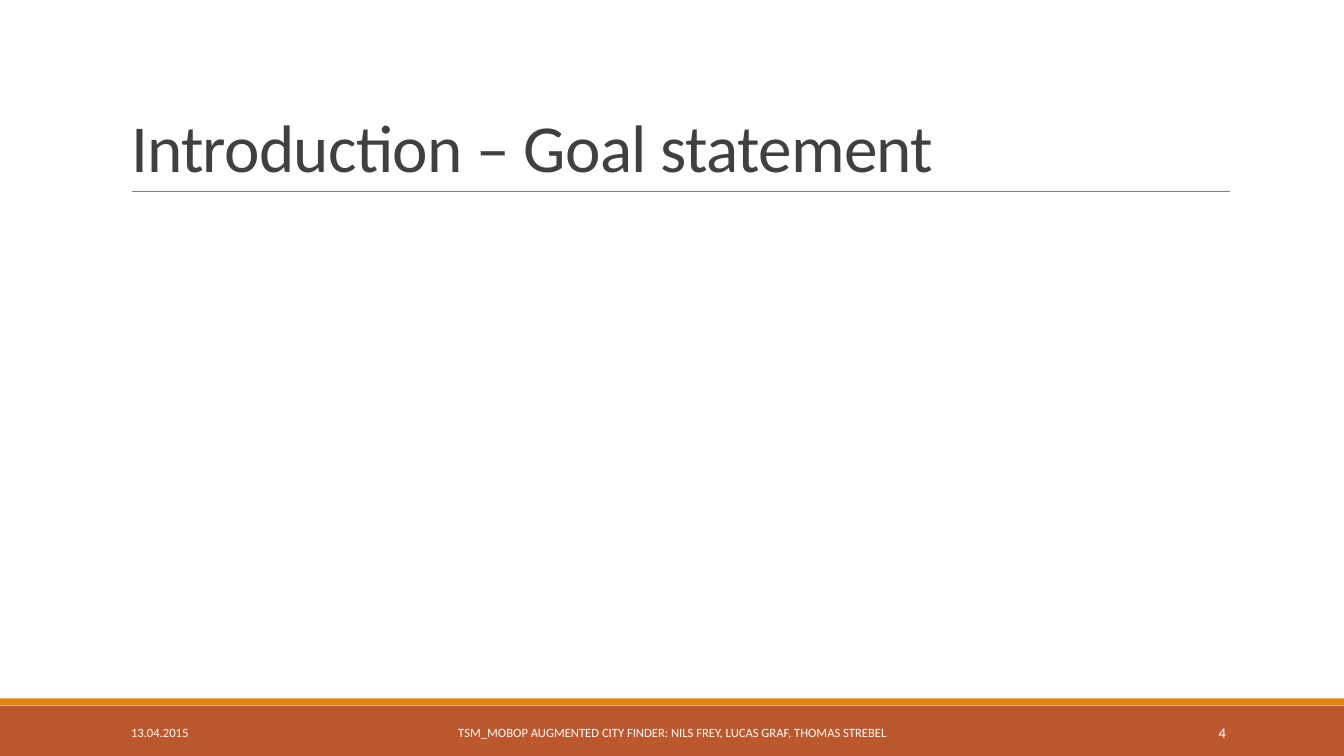
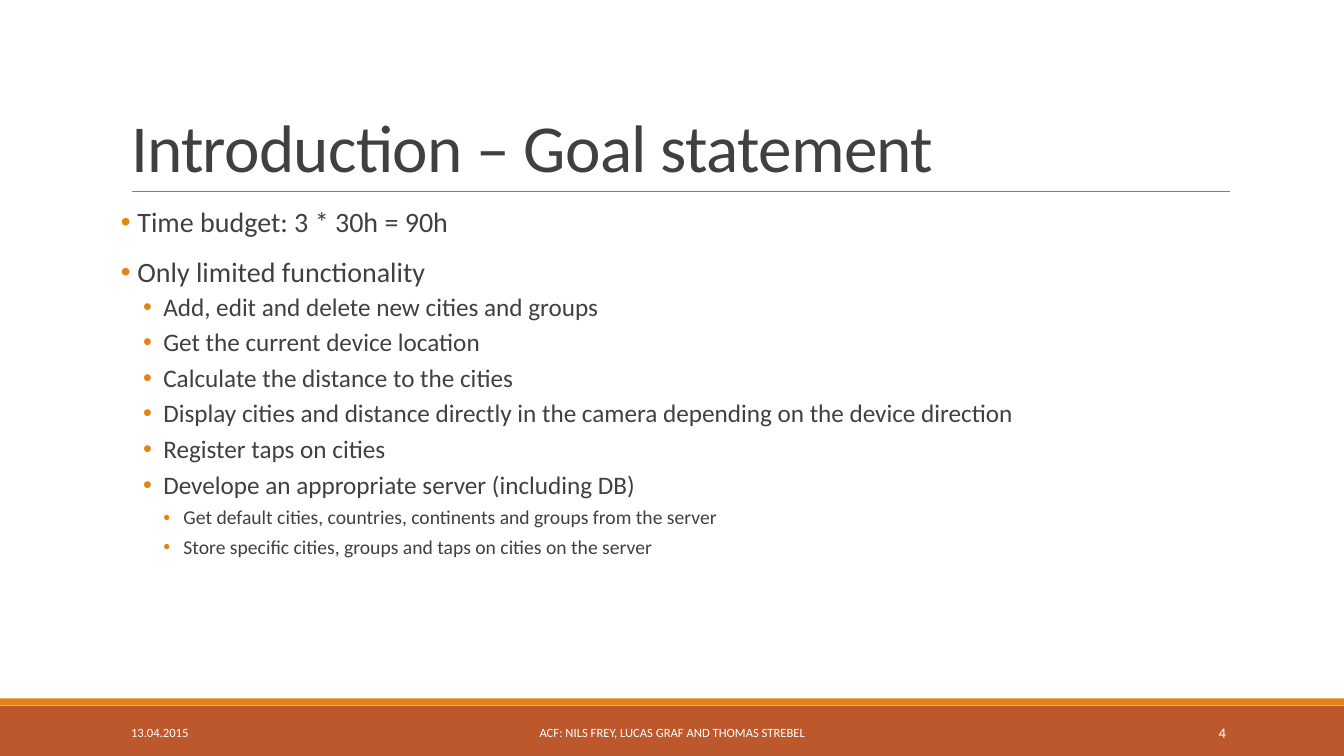
Before and after one commit to freyn42/TSM_MobOp, a slide deck: slide 4 of Presentation/TSM_MobOp Mini Project.pptx. Drawn at 1344x756 pixels with LibreOffice and Linux fonts; fonts in the diff are those of the drawing. Boxes give left, top, right and bottom in pixels: in the first picture for what was removed or moved away, otherwise in the second. Text is boxed around its words. In the diff, an @@ line names an element or a change of style, - is before the commit and + after.

```diff
--- a/Presentation/TSM_MobOp Mini Project.pptx
+++ b/Presentation/TSM_MobOp Mini Project.pptx
@@ text added at <box>137,212,1012,558</box>, 18 pt, text #404040 @@
+• Time budget: 3 * 30h = 90h
+• Only limited functionality
+  • Add, edit and delete new cities and groups
+  • Get the current device location
+  • Calculate the distance to the cities
+  • Display cities and distance directly in the camera depending on the device direction
+  • Register taps on cities
+  • Develope an appropriate server (including DB)
+    • Get default cities, countries, continents and groups from the server
+    • Store specific cities, groups and taps on cities on the server
@@ text at <box>540,729,805,739</box>: text changed @@
-TSM_MOBOP AUGMENTED CITY FINDER: NILS FREY, LUCAS GRAF, THOMAS STREBEL
+ACF: NILS FREY, LUCAS GRAF AND THOMAS STREBEL
```
Also in this commit, not shown: 11 other slides changed.
